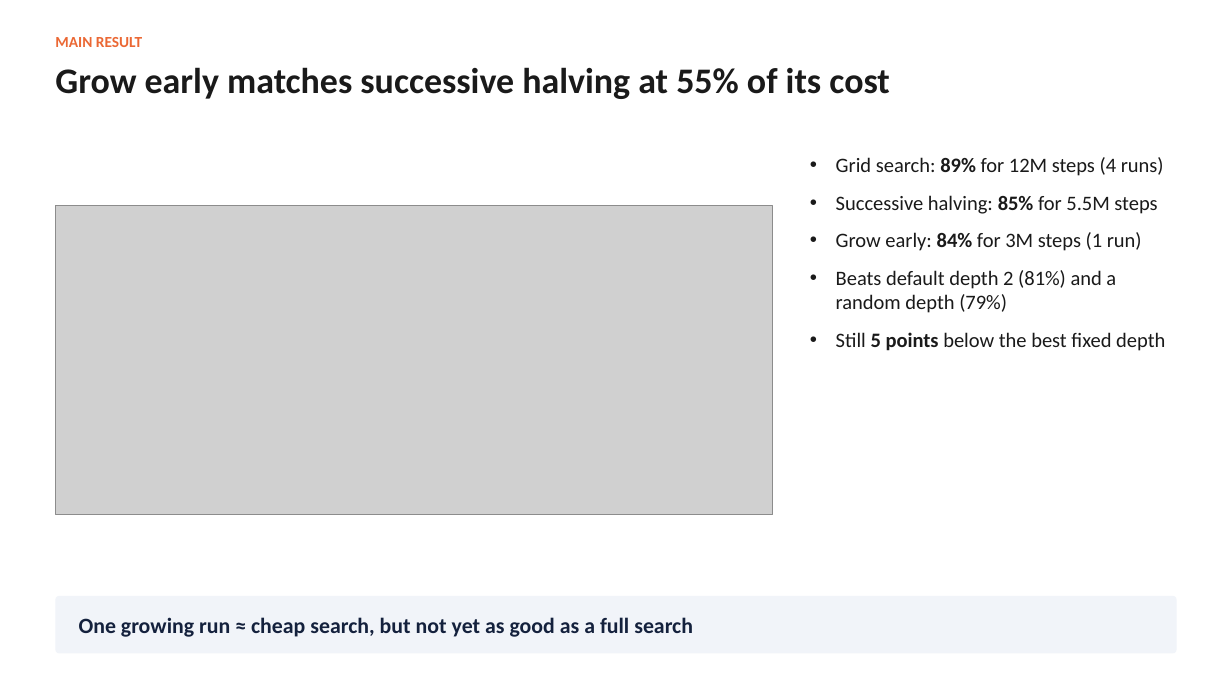
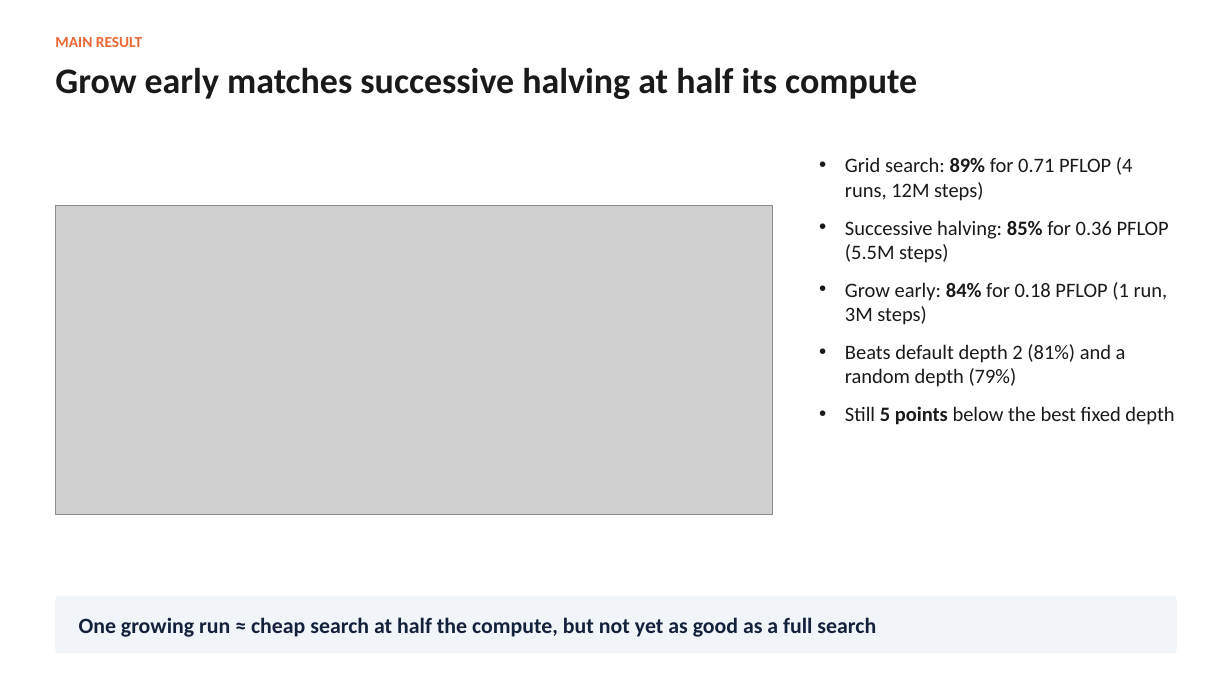
Before and after one commit to adlsdztony/comp9501-depth-growth, a slide deck: slide 11 of deck/COMP9501_Growth_Results_v2.pptx. Drawn at 1232x693 pixels with LibreOffice and Linux fonts; fonts in the diff are those of the drawing; grey boxes stand for pictures. Boxes give left, top, right and bottom in pixels: in the first picture for what was removed or moved away, otherwise in the second. Text is boxed around its words. In the diff, an @@ line names an element or a change of style, - is before the commit and + after.

```diff
--- a/deck/COMP9501_Growth_Results_v2.pptx
+++ b/deck/COMP9501_Growth_Results_v2.pptx
@@ text at (x1=55, y1=67, x2=917, y2=99): text changed @@
-Grow early matches successive halving at 55% of its cost
+Grow early matches successive halving at half its compute
@@ text "Grid search: 89% for 0.71 ..." moved from (x1=836, y1=157, x2=1165, y2=351) to (x1=845, y1=157, x2=1174, y2=425) @@
@@ text at (x1=845, y1=157, x2=1169, y2=325): text changed @@
-• Grid search: 89% for 12M steps (4 runs)
-• Successive halving: 85% for 5.5M steps
-• Grow early: 84% for 3M steps (1 run)
+• Grid search: 89% for 0.71 PFLOP (4 runs, 12M steps)
+• Successive halving: 85% for 0.36 PFLOP (5.5M steps)
+• Grow early: 84% for 0.18 PFLOP (1 run, 3M steps)
@@ text at (x1=79, y1=617, x2=876, y2=637): text changed @@
-One growing run ≈ cheap search, but not yet as good as a full search
+One growing run ≈ cheap search at half the compute, but not yet as good as a full search
```
Also in this commit, not shown: 10 other slides changed, 8 other files.
